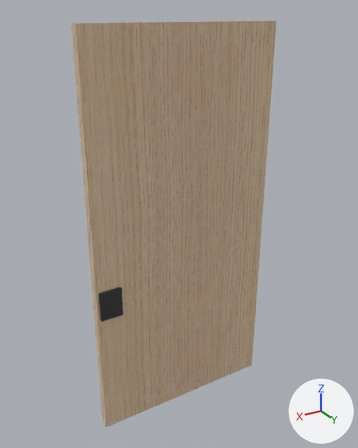
Two versions of the glTF model 2025-284-C01-Vitrineskap/sim/Benk_C_dor_venstre.glb, one commit apart.
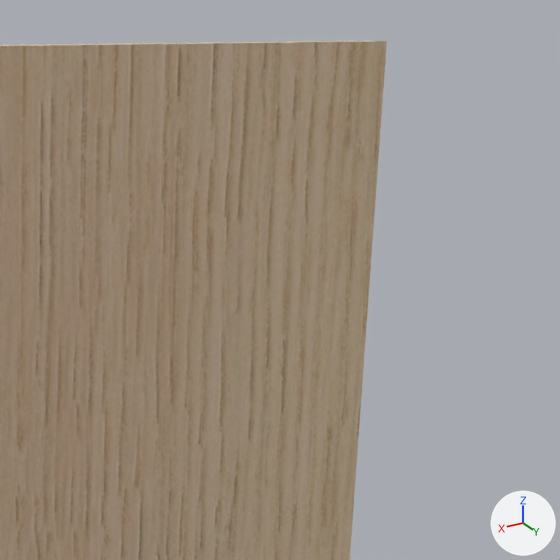
The first picture shows the older version from a 50 mm lens placed at (2426.0, 186.0, 896.0), pointed at (1960.0, -590.0, 508.0). The close-ups show the older and then the newer version on the part from 53% to 88% of the width and 3% to 30% of the height of that picture. Only the edits that show in the close-ups are written down. Every picture has the same lights, and +X, +Y and +Z are marked at lower right.

The first close-up shows '2025-284 Vitrineskap'.
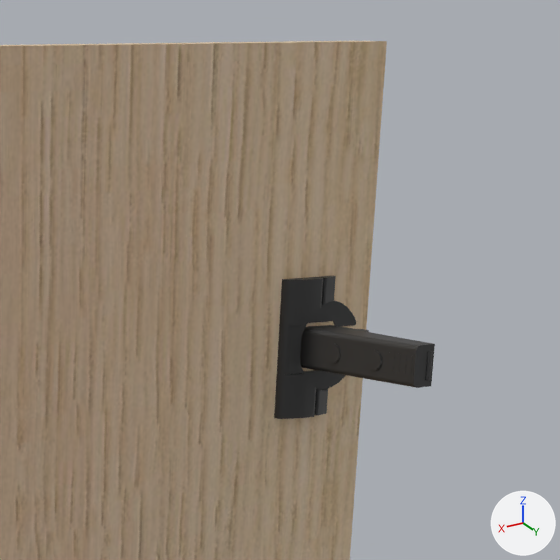
Where the change shows, as pixel boxes [x1, y1, x2, y2] in the close-ups (560 x 560 px):
```json
{"object": "Benk C dør venstre hengsel z758 Blum 71B3590", "change": "added", "after": [274, 276, 435, 419]}
```

Scene script edits in JSON lines:
```json
{"op": "add", "block": "me_blum_71b3590", "code": ["me_blum_71b3590 = bpy.data.meshes.new('BLUM_71B3590')", "me_blum_71b3590.from_pydata(...)  # 1701 vertices, 3386 faces; spans x -31.9..10.4, y -28.5..28.5, z -51.3..29.4", "me_blum_71b3590.materials.append(mat_beslag_sort)  # dark grey #3f3f3f"]}
{"op": "add", "block": "ob_benk_c_dør_venstre_hengsel_z758_blum_71b3590", "code": ["ob_benk_c_dør_venstre_hengsel_z758_blum_71b3590 = bpy.data.objects.new('Benk C dør venstre hengsel z758 Blum 71B3590', me_blum_71b3590)", "ob_benk_c_dør_venstre_hengsel_z758_blum_71b3590.location = (1769.0, -542.7, 758.5)", "ob_benk_c_dør_venstre_hengsel_z758_blum_71b3590.rotation_euler = (1.571, 0.0, 3.142)  # degrees (90, 0, 180)"]}
```
